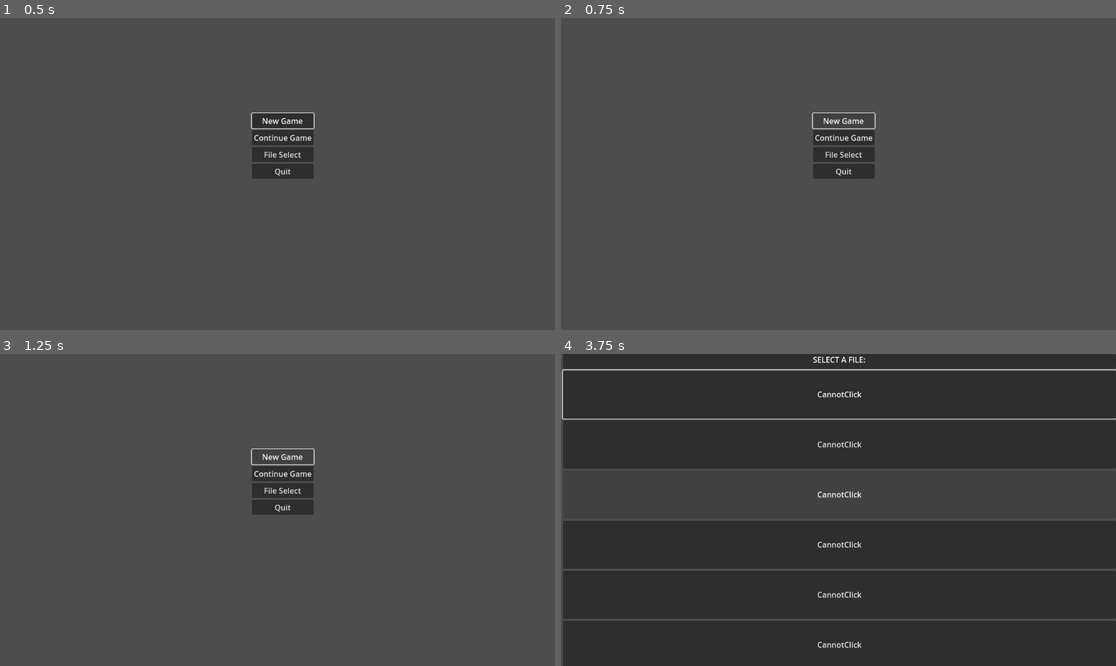
Above: before the commit, frames 1-4 (two rows, left to right).
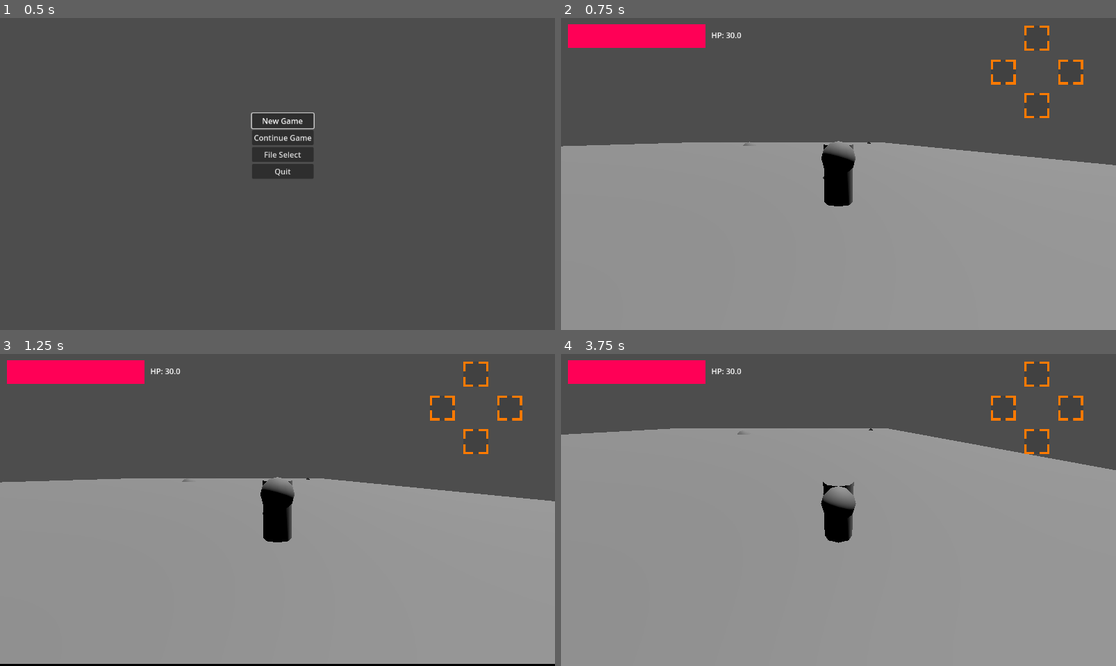
Above: after the commit, the same moments.

Repository: stron1le/MVM28
Game: Godot game, scene res://Scenes/start_screen.tscn
The game is run twice, just before and just after one commit, with the same random seed, the same clock (stepped at 60 frames per second) and the same inputs.
Inputs (mouse positions are in pixels of both pictures, inside the frame that each line leads up to):
- Up to frame 1 (0.5 s): no input
- Up to frame 2 (0.75 s): click "New Game" at 0.5 s
- Up to frame 3 (1.25 s): no input
- Up to frame 4 (3.75 s): click (844, 456) at 1.25 s, where only the run before the commit has a clickable "New Game"; click (844, 472) at 2 s, where only the run before the commit has a clickable "Continue Game"; click (844, 472) at 2.75 s, where only the run before the commit has a clickable "Continue Game"; click (844, 491) at 3.5 s, where only the run before the commit has a clickable "File Select"

Frame 1 is identical in both runs. In frame 2, 61% of the frame differs, in the area x 0-100%, y 2-100%; in frame 3, 61%; in frame 4, 98%, in the area x 0-100%, y 0-100%.

Commit message:
Added Inventory Save and weapons
Player can now use weapons, and Items are now saved in your inventory. This code is probably pretty janky and will probably break, but for now it seems to be working well enough. Next precaution will probably be to modify the check on the equipping of weapons, although that will probably be simple (changing =s to is, or something similar)

Diff:
--- a/mvm28/Items/TestDamage.tres
+++ b/mvm28/Items/TestDamage.tres
@@ -6,7 +6,10 @@
 script = ExtResource("1_pqnhc")
 ID = 1
 name = "TestPoison"
+stackable = true
 duplicatesAllowed = true
 itemType = 2
 itemUseType = 1
+quantity = 1
+recreateID = true
 metadata/_custom_type_script = "uid://c7kje653kde45"
--- a/mvm28/Items/TestHeal.tres
+++ b/mvm28/Items/TestHeal.tres
@@ -6,7 +6,10 @@
 script = ExtResource("1_x7xic")
 ID = 0
 name = "Potion"
+stackable = true
 duplicatesAllowed = true
 itemType = 2
 itemUseType = 0
+quantity = 1
+recreateID = false
 metadata/_custom_type_script = "uid://c7kje653kde45"
--- /dev/null
+++ b/mvm28/Items/WeaponItem/DefaultWeapon.tres
@@ -0,0 +1,18 @@
+[gd_resource type="Resource" script_class="WeaponItem" load_steps=3 format=3 uid="uid://bq70rqinnxq4o"]
+
+[ext_resource type="Script" uid="uid://dd33ihx1t10lu" path="res://Scripts/WeaponItem.gd" id="1_q14lo"]
+[ext_resource type="PackedScene" uid="uid://b06xhss8nf3ju" path="res://Scenes/equippable_weapon.tscn" id="2_soqtd"]
+
+[resource]
+script = ExtResource("1_q14lo")
+weaponID = 0
+weaponScene = ExtResource("2_soqtd")
+ID = 0
+name = ""
+duplicatesAllowed = true
+itemType = 0
+itemUseType = 0
+quantity = 1
+recreateID = true
+metadata/_custom_type_script = "uid://dd33ihx1t10lu"
+metadata/Metatest = true
--- /dev/null
+++ b/mvm28/Scenes/equippable_weapon.tscn
@@ -0,0 +1,10 @@
+[gd_scene load_steps=2 format=3 uid="uid://b06xhss8nf3ju"]
+
+[ext_resource type="Script" uid="uid://cc8tiq63jmr2u" path="res://equippable_weapon.gd" id="1_v83fm"]
+
+[node name="EquippableWeapon" type="Node3D"]
+script = ExtResource("1_v83fm")
+
+[node name="CSGCylinder3D" type="CSGCylinder3D" parent="."]
+transform = Transform3D(1, 0, 0, 0, -4.37114e-08, -1, 0, 1, -4.37114e-08, 0, 0, 1)
+radius = 0.169
--- a/mvm28/Scenes/test_character.tscn
+++ b/mvm28/Scenes/test_character.tscn
@@ -8,14 +8,16 @@
 [ext_resource type="Script" uid="uid://id52bnx5n2m5" path="res://Scripts/ActionButton.gd" id="6_mgxxk"]
 [ext_resource type="Resource" uid="uid://bp7erkld56ngj" path="res://Items/TestDamage.tres" id="7_co0b2"]
 [ext_resource type="Resource" uid="uid://bhfmj7svhbnt2" path="res://Items/TestHeal.tres" id="8_lvkcq"]
+[ext_resource type="Resource" uid="uid://bq70rqinnxq4o" path="res://Items/WeaponItem/DefaultWeapon.tres" id="9_lvkcq"]
 
 [sub_resource type="CylinderShape3D" id="CylinderShape3D_mii0h"]
 
-[node name="TestCharacter" type="CharacterBody3D" groups=["Player"]]
+[node name="TestCharacter" type="CharacterBody3D" node_paths=PackedStringArray("rightHand") groups=["Player"]]
 collision_mask = 2
 script = ExtResource("1_fksbf")
 currentState = 1
 forwardVel = 7.0
+rightHand = NodePath("RightHand")
 
 [node name="CSGCylinder3D" type="CSGCylinder3D" parent="."]
 transform = Transform3D(1, 0, 0, 0, 1, 0, 0, 0, 1, 0, 1, 0)
@@ -45,6 +47,7 @@
 offset_bottom = 126.0
 
 [node name="ActionButton 1" type="TextureRect" parent="Control"]
+layout_mode = 0
 offset_top = -70.0
 offset_right = 52.0
 offset_bottom = -18.0
@@ -54,6 +57,7 @@
 currentItem = ExtResource("7_co0b2")
 
 [node name="ActionButton 2" type="TextureRect" parent="Control"]
+layout_mode = 0
 offset_left = 70.0
 offset_right = 122.0
 offset_bottom = 52.0
@@ -64,15 +68,18 @@
 mappedButton = 1
 
 [node name="ActionButton 3" type="TextureRect" parent="Control"]
+layout_mode = 0
 offset_left = -70.0
 offset_right = -18.0
 offset_bottom = 52.0
 texture = ExtResource("5_pwth5")
 expand_mode = 1
 script = ExtResource("6_mgxxk")
+currentItem = ExtResource("9_lvkcq")
 mappedButton = 2
 
 [node name="ActionButton 4" type="TextureRect" parent="Control"]
+layout_mode = 0
 offset_top = 70.0
 offset_right = 52.0
 offset_bottom = 122.0
@@ -81,4 +88,7 @@
 script = ExtResource("6_mgxxk")
 mappedButton = 2
 
+[node name="RightHand" type="Node3D" parent="."]
+transform = Transform3D(1, 0, 0, 0, 1, 0, 0, 0, 1, -0.674965, 1.16724, 0)
+
 [connection signal="HPAdjust" from="." to="HealthBar" method="_on_test_character_hp_adjust"]
--- a/mvm28/Scripts/GlobalSettings.gd
+++ b/mvm28/Scripts/GlobalSettings.gd
@@ -41,6 +41,7 @@
 	saveDictionary.set("playerPosition",Globals.playerPosition);
 	print(get_tree().current_scene.name);
 	saveDictionary.set("Scene",get_tree().current_scene.name)
+	saveDictionary.set("Inventory",Globals.getInventoryDictionary());
 	return saveDictionary;
 func DeJSON(jsonstring):
 	var json=JSON.new();
@@ -58,9 +59,20 @@
 func load_save_file(file:int):
 	if (save_exists(file)):
 		var jsoncontents = FileAccess.open("user://Save"+str(file)+".txt",FileAccess.READ).get_as_text();
+		if (jsoncontents==""):
+			jsoncontents="{}";
 		var contents=JSON.parse_string(jsoncontents) as Dictionary;
 		if (contents.has("playerPosition")):
 			Globals.playerPosition=contents.get("playerPosition");
+		if (contents.has("Inventory")):
+			print(contents.get("Inventory"));
+			var invenDict=contents.get("Inventory");
+			for i in invenDict:
+				var itemDict = invenDict.get(i);
+				var newItem = Item.new();
+				newItem.populateFromDict(itemDict);
+				print(newItem.name);
+				Globals.add_to_Inventory(newItem);
 		if (contents.has("Scene")):
 			loadGameScene(contents.get("Scene"));
 func get_first_available_slot():
--- a/mvm28/Scripts/Globals.gd
+++ b/mvm28/Scripts/Globals.gd
@@ -9,6 +9,7 @@
 var playerPosition = -1;
 var gameMode=GAME_MODE_ACTION;
 var spawnLocations={};
+var Inventory = {};
 
 func get_terrain(terrain_name:String):
 	match(terrain_name):
@@ -16,3 +17,31 @@
 			return STANDARD_TERRAIN;
 		"SLIPPERY_TERRAIN":
 			return SLIPPERY_TERRAIN;
+func getInventoryDictionary():
+	var newDict = {};
+	for k in Inventory.keys():
+		var itemToString=Inventory.get(k);
+		newDict.get_or_add(k,itemToString.convertToDictionary());
+	return newDict;
+func add_to_Inventory(newItem:Item):
+	if (newItem.stackable):
+		var added:bool = false;
+		var itemID=newItem.ID;
+		for i in Inventory:
+			if itemID==Inventory.get(i).ID and !added:
+				Inventory.get(i).quantity+=newItem.quantity;
+				added=true;
+		if (added):
+			return;
+		else:
+			if (newItem.recreateID):
+				while(Inventory.has(newItem.instanceID)):
+					newItem.generate_random_ID();
+			Inventory.get_or_add(newItem.instanceID,newItem);
+			return;
+	if (newItem.recreateID):
+		while (Inventory.has(newItem.instanceID)):
+			newItem.generate_random_ID();
+	Inventory.get_or_add(newItem.instanceID,newItem);
+func _ready():
+	pass;
--- a/mvm28/Scripts/Item.gd
+++ b/mvm28/Scripts/Item.gd
@@ -1,13 +1,19 @@
 extends Resource
 class_name Item;
 @export var ID:int;
+@export var instanceID:int;
 @export var name:String;
+@export var stackable:bool = false;
 @export var duplicatesAllowed=true;
-@export var usableNode:PackedScene;
 @export var itemType:ITEMTYPES;
 @export var itemUseType:ITEMUSEEFFECT
+@export var quantity:int=1;
+@export var recreateID:bool = false;
 enum ITEMUSEEFFECT {HEAL1,DAMAGE1}
 enum ITEMTYPES {KEY,KEYUSABLE,CONSUMABLE,WEAPON,VISAGE};
+func generate_random_ID():
+	var newID = randi();
+	self.instanceID=newID;
 func use():
 	if (itemType!=ITEMTYPES.CONSUMABLE):
 		return;
@@ -17,9 +23,36 @@
 		ITEMUSEEFFECT.DAMAGE1:
 			PlayerCharacter.singleton.HPChanged(-1);
 	print("Used "+name);
-	pass;
 func equip():
 	print("Equipped "+name);
-	pass;
-func get_quantity():
-	return
+func convertToDictionary(removeRecreateId:bool=false):
+	var ItemDict = {};
+	ItemDict.get_or_add("ID",ID);
+	ItemDict.get_or_add("instanceID",instanceID);
+	ItemDict.get_or_add("name",name);
+	ItemDict.get_or_add("duplicatesAllowed",duplicatesAllowed);
+	ItemDict.get_or_add("itemType",itemType);
+	ItemDict.get_or_add("itemUseType",itemUseType);
+	ItemDict.get_or_add("quantity",quantity);
+	ItemDict.get_or_add("stackable",stackable);
+	ItemDict.get_or_add("recreateID",false if removeRecreateId else recreateID);
+	return ItemDict;
+func populateFromDict(ItemDict):
+	if (ItemDict.has("ID")):
+		ID=ItemDict.get("ID");
+	if (ItemDict.has("instanceID")):
+		instanceID=ItemDict.get("instanceID");
+	if (ItemDict.has("name")):
+		name=ItemDict.get("name");
+	if (ItemDict.has("stackable")):
+		stackable=ItemDict.get("stackable");
+	if (ItemDict.has("duplicatesAllowed")):
+		duplicatesAllowed=ItemDict.get("duplicatesAllowed");
+	if (ItemDict.has("itemType")):
+		itemType=ItemDict.get("itemType");
+	if (ItemDict.has("itemUseType")):
+		itemUseType=ItemDict.get("itemUseType");
+	if (ItemDict.has("quantity")):
+		quantity=ItemDict.get("quantity");
+	if (ItemDict.has("recreateID")):
+		recreateID=ItemDict.get("recreateID");
--- /dev/null
+++ b/mvm28/Scripts/WeaponItem.gd
@@ -0,0 +1,26 @@
+class_name WeaponItem extends Item
+@export var weaponID=0;
+@export var weaponScene:PackedScene;
+func use():
+	var char = PlayerCharacter.singleton;
+	if (char.rightHand.get_child_count()!=0):
+		var characterWeapon = PlayerCharacter.singleton.get_weapon_item();
+		if (characterWeapon==self):
+			char.unequip();
+		else:
+			char.unequip();
+			var weap=makeWeaponScene();
+			char.rightHand.add_child(weap);
+	else:
+		var weap=makeWeaponScene();
+		char.rightHand.add_child(weap);
+
+func makeWeaponScene():
+	var newWeapon = weaponScene.instantiate() as EquippableWeapon;
+	newWeapon.referenceItem=self;
+	return newWeapon;
+func convertToDictionary(removeRecreateId:bool=false):
+	var weaponDict = super.convertToDictionary();
+	weaponDict.get_or_add("weaponID",weaponID);
+	weaponDict.get_or_add("weaponScene",weaponScene.resource_path);
+	return weaponDict;
--- a/mvm28/Scripts/health_bar.gd
+++ b/mvm28/Scripts/health_bar.gd
@@ -1,7 +1,6 @@
 extends ProgressBar
 @export var hpText:Label
 @export var target:Node3D;
-
 func _ready():
 	set_values();
 func _on_test_character_hp_adjust():
--- a/mvm28/Scripts/start_screen.gd
+++ b/mvm28/Scripts/start_screen.gd
@@ -24,7 +24,7 @@
 		return;
 	GlobalSettings.currentGame=nextGame;
 	Globals.playerPosition=0;
-	get_tree().change_scene_to_file("res://test_room.tscn");
+	get_tree().change_scene_to_file("res://Scenes/test_room.tscn");
 func quitGame():
 	get_tree().quit();
 
--- a/mvm28/Scripts/test_character.gd
+++ b/mvm28/Scripts/test_character.gd
@@ -29,6 +29,7 @@
 var HP=30;
 signal HPAdjust;
 static var singleton;
+@export var rightHand:Node3D;
 func _ready():
 	singleton=self;
 func HPChanged(amount):
@@ -175,6 +176,13 @@
 		currentState=PLAYERSTATE.ACT_GREATSWORD_WALK
 func get_camera_yaw():
 	return deg_to_rad(get_viewport().get_camera_3d().global_rotation_degrees.y);
+func get_weapon_item():
+	if (rightHand and rightHand.get_child_count()!=0):
+		return (rightHand.get_child(0) as EquippableWeapon).referenceItem;
+func unequip():
+	if (rightHand and rightHand.get_child_count()!=0):
+		var weap = rightHand.get_child(0);
+		weap.queue_free();
 func coyoteTimerSteps():
 	if (is_on_floor()):
 		coyote_timer=-1;
--- /dev/null
+++ b/mvm28/equippable_weapon.gd
@@ -0,0 +1,4 @@
+class_name EquippableWeapon extends Node3D
+@export var referenceItem:WeaponItem;
+func use():
+	pass;
Not shown: 1 places in mvm28/Scenes/test_character.tscn that only renumber resources
Not shown, added: mvm28/Scripts/WeaponItem.gd.uid
Not shown, added: mvm28/equippable_weapon.gd.uid
